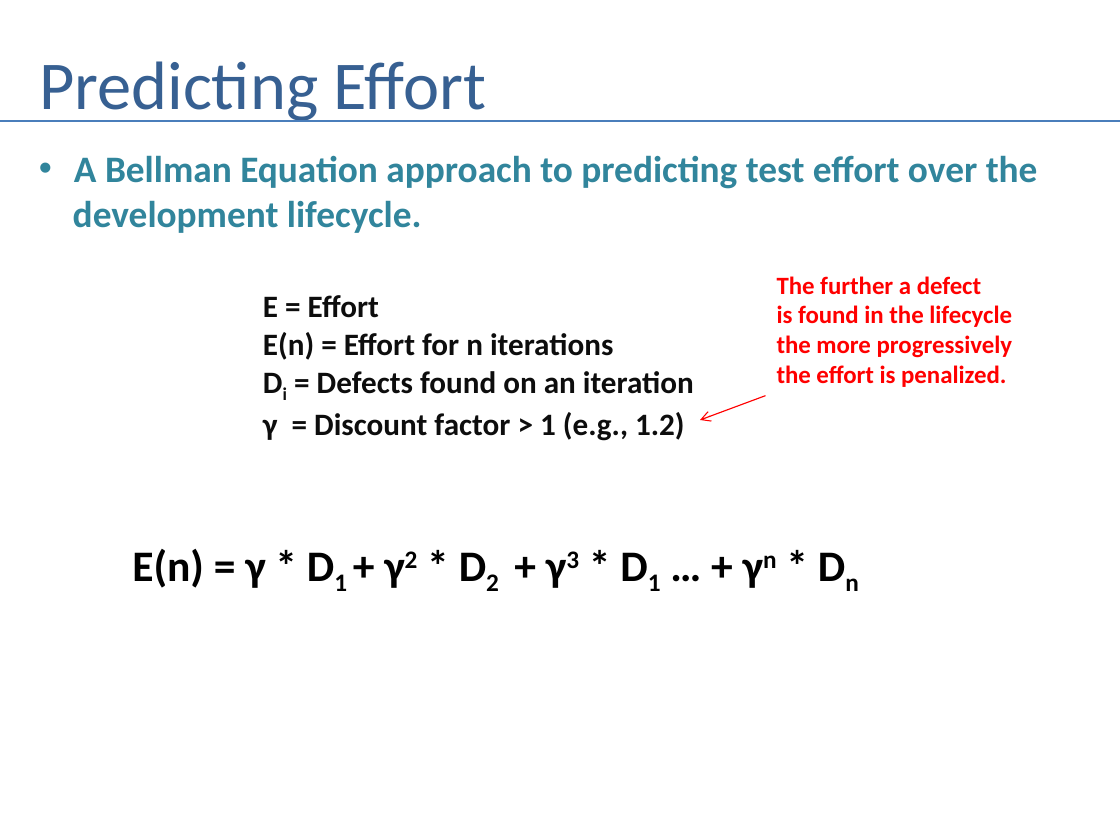
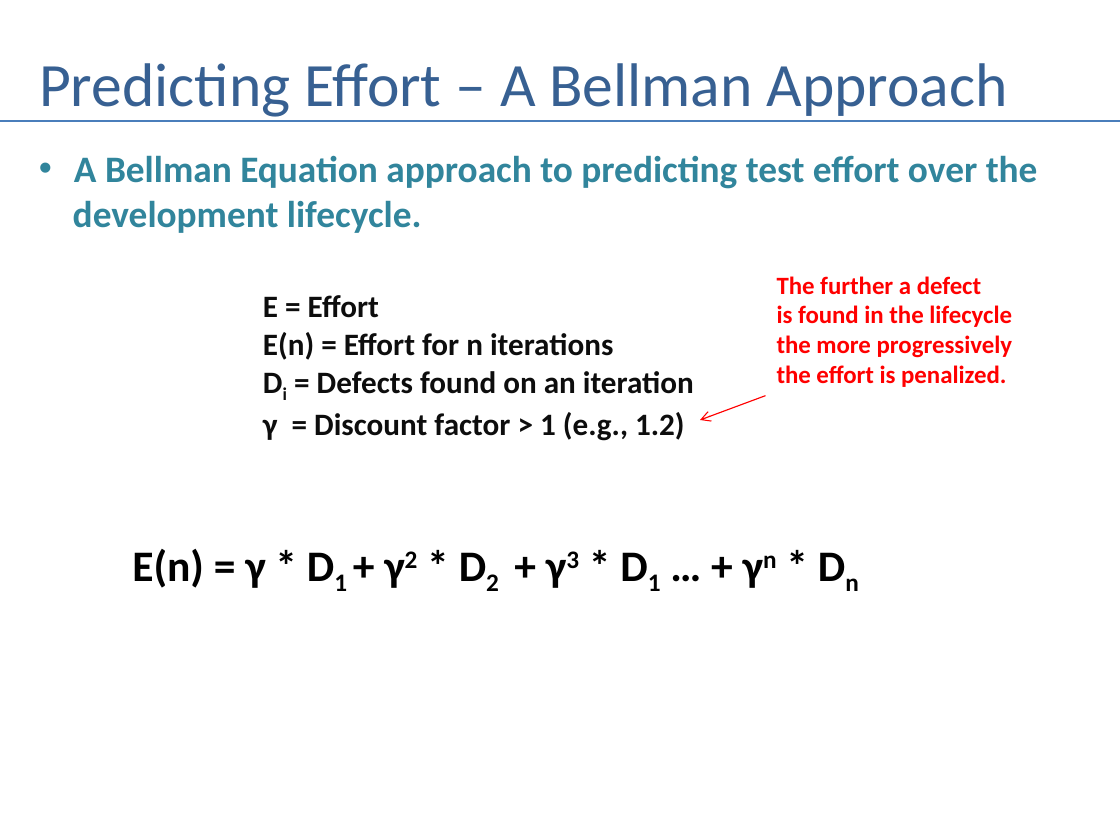
Before and after one commit to andrewferlitsch/Portland-Data-Science-Group, a slide deck: slide 27 of Presentations/QA - Pareto Principle.pptx. Drawn at 1120x840 pixels with LibreOffice and Linux fonts; fonts in the diff are those of the drawing. Boxes give left, top, right and bottom in pixels: in the first picture for what was removed or moved away, otherwise in the second. Text is boxed around its words. In the diff, an @@ line names an element or a change of style, - is before the commit and + after.

```diff
--- a/Presentations/QA - Pareto Principle.pptx
+++ b/Presentations/QA - Pareto Principle.pptx
@@ title at (x1=39, y1=63, x2=1008, y2=121): text changed; size 44 to 39.6 pt @@
-Predicting Effort
+Predicting Effort – A Bellman Approach
```
Also in this commit, not shown: 1 other file.
